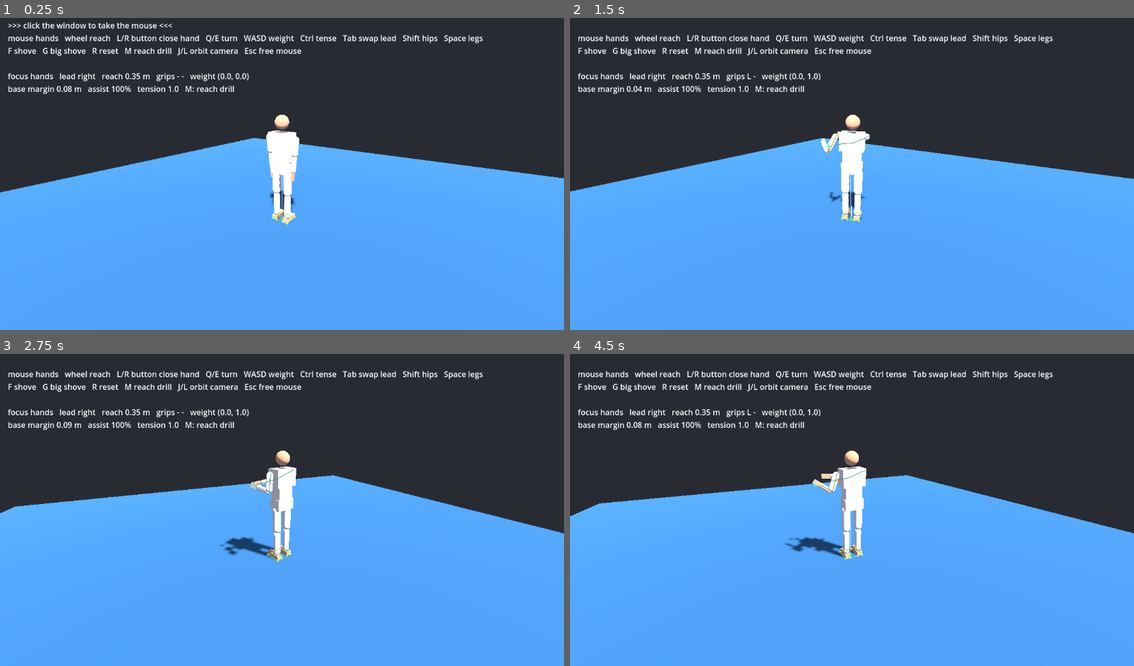
Above: before the commit, frames 1-4 (two rows, left to right).
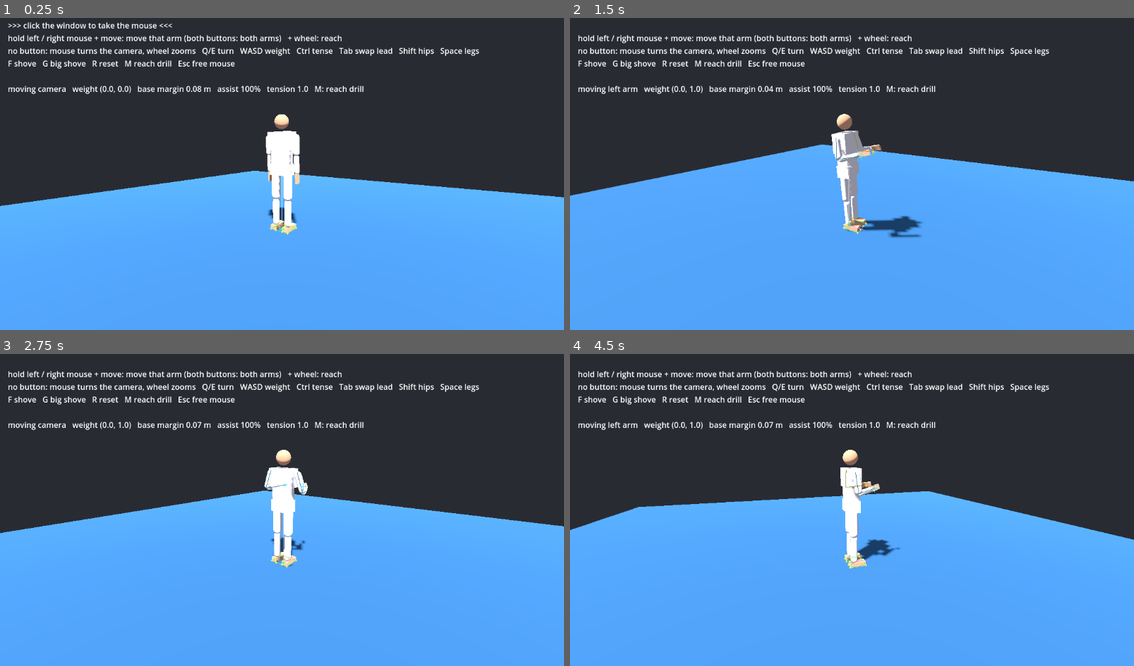
Above: after the commit, the same moments.

Repository: daxtinenichols/grapple
Game: Godot game, scene res://scenes/main.tscn
The game is run twice, just before and just after one commit, with the same random seed, the same clock (stepped at 60 frames per second) and the same inputs.
Inputs (mouse positions are in pixels of both pictures, inside the frame that each line leads up to):
- Up to frame 1 (0.25 s): no input
- Up to frame 2 (1.5 s): tap Enter at 0.5 s; move the mouse to (976, 155) at 0.52 s; hold D (move_right) 0.53-1.28 s; hold Ctrl (tense) 0.53-1.28 s; tap F (shove) at 0.6 s; click (976, 155) at 0.67 s; move the mouse to (823, 174) at 1.27 s; hold W (move_forward) from 1.28 s (still down); tap Ctrl (tense) at 1.35 s; click (823, 174) at 1.42 s
- Up to frame 3 (2.75 s): keep holding W (move_forward); tap J at 1.55 s; move the mouse to (293, 503) at 2.02 s; hold J from 2.03 s (still down); click (293, 503) at 2.17 s; tap L at 2.3 s
- Up to frame 4 (4.5 s): keep holding W (move_forward); move the mouse to (846, 513) at 2.77 s; release J at 2.78 s; tap L at 2.85 s; click (846, 513) at 2.92 s; tap F (shove) at 3.05 s; move the mouse to (891, 513) at 3.52 s; hold Ctrl (tense) 3.53-4.28 s; tap G (big_shove) at 3.6 s; click (891, 513) at 3.67 s; tap R (reset) at 4.15 s; move the mouse to (806, 503) at 4.27 s; tap Shift (focus_hips) at 4.35 s; click (806, 503) at 4.42 s

The runs differ from the first frame. In frame 1, 12% of the frame differs, in the area x 0-100%, y 5-70%; in frame 2, 7.0%; in frame 3, 9.1%; in frame 4, 8.5%.

Commit message:
Fix arm shaking, mouse buttons pick the arm, orbit camera
- Shaking: build the elbow half-bent and keep the shoulder build pose to
  pure flex, so no arm joint is driven 90 deg past its build pose; the arm
  IK follows a smoothed chest to break a chest/arm feedback loop.
- Hold left/right mouse to move that arm (both for both); with no button
  the mouse orbits a new smoothed CameraRig and the wheel zooms.
- Physics interpolation on for smooth rendering at 120 Hz physics.

Co-Authored-By: Claude Opus 5.5 <noreply@anthropic.com>
Claude-Session: https://claude.ai/code/session_01Jy71byyDzGvVZNbEXwnjqB

Diff:
--- a/project.godot
+++ b/project.godot
@@ -28,6 +28,8 @@
 
 [physics]
 
+common/physics_interpolation=true
+
 3d/physics_engine="Jolt Physics"
 common/physics_ticks_per_second=120
 common/max_physics_steps_per_frame=16
--- /dev/null
+++ b/scripts/camera_rig.gd
@@ -0,0 +1,58 @@
+class_name CameraRig
+extends Camera3D
+
+## Orbit camera that smoothly follows a fighter. PlayerInput sends it mouse
+## motion and wheel steps when no arm button is held. J / L also orbit.
+
+@export var target: Fighter
+@export var sensitivity := 0.005
+@export var distance := 3.2
+@export var min_distance := 1.4
+@export var max_distance := 7.0
+@export var min_pitch := -0.2
+@export var max_pitch := 1.2
+## How fast (1/s) the camera catches up with the fighter. Lower is floatier.
+@export var follow_rate := 6.0
+## Height of the point the camera looks at, blended with the pelvis height.
+@export var focus_height := 0.9
+
+var yaw := 0.6
+var pitch := 0.12
+var _focus := Vector3(0, 0.9, 0)
+var _snap := true
+
+
+func _ready() -> void:
+	# Moved every rendered frame from interpolated positions, so it must not be
+	# interpolated again.
+	physics_interpolation_mode = Node.PHYSICS_INTERPOLATION_MODE_OFF
+
+
+func orbit(pixels: Vector2) -> void:
+	yaw -= pixels.x * sensitivity
+	pitch = clampf(pitch + pixels.y * sensitivity, min_pitch, max_pitch)
+
+
+func zoom(steps: float) -> void:
+	distance = clampf(distance * pow(0.9, steps), min_distance, max_distance)
+
+
+## Jump straight to the fighter on the next frame (after a reset).
+func snap() -> void:
+	_snap = true
+
+
+func _process(delta: float) -> void:
+	if Input.is_key_pressed(KEY_J):
+		yaw -= delta * 1.5
+	if Input.is_key_pressed(KEY_L):
+		yaw += delta * 1.5
+	if not is_instance_valid(target) or not target.parts.has("pelvis"):
+		return
+	var pelvis: Vector3 = target.parts.pelvis.get_global_transform_interpolated().origin
+	var want := Vector3(pelvis.x, lerpf(focus_height, pelvis.y, 0.5), pelvis.z)
+	_focus = want if _snap else _focus.lerp(want, 1.0 - exp(-follow_rate * delta))
+	_snap = false
+	var dir := Vector3(sin(yaw) * cos(pitch), sin(pitch), cos(yaw) * cos(pitch))
+	global_position = _focus + dir * distance
+	look_at(_focus)
--- a/scripts/fighter.gd
+++ b/scripts/fighter.gd
@@ -14,8 +14,12 @@
 @export var max_tension := 1.8
 ## How far (degrees) Q/E twists the abdomen and the chest each.
 @export var turn_deg := 25.0
+## How fast (1/s) the arm IK's copy of the chest follows the real chest.
+@export var ik_chest_rate := 4.0
 ## Arm pose (degrees: flex, twist, out) the arms are built in; see _build.
-@export var arm_build_pose := Vector3(50, 0, 25)
+@export var arm_build_pose := Vector3(50, 0, 0)
+## Elbow bend (degrees) the arms are built with; see _build.
+@export var elbow_build_flex := 60.0
 ## Where an elbow points while reaching, in the chest frame (x is mirrored per side).
 @export var elbow_pole := Vector3(0.5, -1.0, 0.3)
 ## 0..1, scales strength. Drained by later milestones.
@@ -79,6 +83,8 @@
 ## The hidden target skeleton for each arm, for the overlay: shoulder, elbow, hand target.
 var arm_ik: Array[Dictionary] = [{}, {}]
 var _last_turn := 0.0
+var _ik_chest := Quaternion.IDENTITY
+var _ik_chest_fresh := true
 
 
 func _ready() -> void:
@@ -115,22 +121,30 @@
 			c["side"] = side
 			defs.append(c)
 
-	# Arms are built raised forward and out (arm_build_pose), not hanging: Jolt's
-	# joint motors misbehave far (~90 deg+) from the pose a joint was created in,
-	# so the joint's zero sits in the middle of the reach range. Targets still
-	# use hanging = identity, and limits stay written for a hanging arm.
+	# Arms are built half-raised with the elbow half-bent (arm_build_pose,
+	# elbow_build_flex), not hanging straight: Jolt's joint motors misbehave
+	# (~90 deg+) away from the pose a joint was created in, so each joint's zero
+	# sits in the middle of its working range. Targets still use the hanging,
+	# straight arm as identity, and limits stay written for it.
 	for d in defs:
 		d["rot"] = Basis.IDENTITY
 		if d.side != 0 and d.name.substr(2) in ["upper_arm", "forearm", "hand"]:
 			var e := arm_build_pose
 			var r := Basis.from_euler(Vector3(e.x, e.y * d.side, e.z * d.side) * (PI / 180.0))
 			var shoulder: Vector3 = Vector3(LIMB[0].joint.x * d.side, LIMB[0].joint.y, LIMB[0].joint.z)
-			d.rot = r
-			d.pos = shoulder + r * (d.pos - shoulder)
+			var elbow: Vector3 = Vector3(LIMB[1].joint.x * d.side, LIMB[1].joint.y, LIMB[1].joint.z)
+			var bend := Basis(Vector3.RIGHT, deg_to_rad(elbow_build_flex))
 			if d.name.ends_with("upper_arm"):
+				d.rot = r
+				d.pos = shoulder + r * (d.pos - shoulder)
 				d["build_offset"] = e
 			else:
-				d.joint = shoulder + r * (d.joint - shoulder)
+				var elbow_now := shoulder + r * (elbow - shoulder)
+				d.rot = r * bend
+				d.pos = elbow_now + d.rot * (d.pos - elbow)
+				d.joint = elbow_now + d.rot * (d.joint - elbow)
+				if d.name.ends_with("forearm"):
+					d["build_offset"] = Vector3(elbow_build_flex, 0, 0)
 	var rot_of := {}
 	for d in defs:
 		rot_of[d.name] = d.rot
@@ -299,6 +313,13 @@
 		_last_turn = turn
 		set_target("abdomen", Vector3(0, -turn * turn_deg, 0))
 		set_target("chest", Vector3(0, -turn * turn_deg, 0))
+	# The arm IK hangs off a smoothed copy of the chest. Using the live chest made
+	# a loop: arm torque rocks the chest, which moves the arm targets, which
+	# rocks the chest again, and the arms buzzed.
+	var chest_q: Quaternion = parts.chest.global_basis.get_rotation_quaternion()
+	var k := 1.0 - exp(-ik_chest_rate / Engine.physics_ticks_per_second)
+	_ik_chest = chest_q if _ik_chest_fresh else _ik_chest.slerp(chest_q, k)
+	_ik_chest_fresh = false
 	for i in 2:
 		var prefix: String = _arms[i].prefix
 		if intent.hand_active[i]:
@@ -318,8 +339,8 @@
 	var arm := _arms[i]
 	var side := -1.0 if i == FighterIntent.LEFT else 1.0
 	var chest: RigidBody3D = parts.chest
-	var cb := chest.global_basis.orthonormalized()
-	var s: Vector3 = chest.global_transform * arm.shoulder
+	var cb := Basis(_ik_chest)
+	var s: Vector3 = chest.global_position + cb * arm.shoulder
 	var l1: float = arm.upper
 	var l2: float = arm.lower
 	var to_t := target - s
--- a/scripts/main.gd
+++ b/scripts/main.gd
@@ -7,8 +7,7 @@
 var dev: DevKeys
 var overlay: DebugOverlay
 var hud: Label
-var cam: Camera3D
-var cam_yaw := 0.6
+var cam: CameraRig
 
 
 func _ready() -> void:
@@ -53,7 +52,8 @@
 	mat.physics_material_override = pm
 	add_child(mat)
 
-	cam = Camera3D.new()
+	cam = CameraRig.new()
+	cam.name = "Camera"
 	add_child(cam)
 
 	overlay = DebugOverlay.new()
@@ -61,6 +61,7 @@
 
 	player = PlayerInput.new()
 	player.name = "PlayerInput"
+	player.camera = cam
 	add_child(player)
 
 	dev = DevKeys.new()
@@ -86,23 +87,17 @@
 	player.fighter = fighter
 	dev.fighter = fighter
 	dev.clear_drill()
+	cam.target = fighter
+	cam.snap()
 
 
-func _process(delta: float) -> void:
-	if Input.is_key_pressed(KEY_J):
-		cam_yaw -= delta * 1.5
-	if Input.is_key_pressed(KEY_L):
-		cam_yaw += delta * 1.5
+func _process(_delta: float) -> void:
 	if fighter and fighter.parts.has("pelvis"):
-		var focus: Vector3 = fighter.parts.pelvis.global_position
-		focus.y = 0.9
-		cam.global_position = focus + Vector3(sin(cam_yaw), 0.35, cos(cam_yaw)) * 3.2
-		cam.look_at(focus)
 		var it := fighter.intent
 		var captured := Input.mouse_mode == Input.MOUSE_MODE_CAPTURED
-		hud.text = "%s\nmouse hands   wheel reach   L/R button close hand   Q/E turn   WASD weight   Ctrl tense   Tab swap lead   Shift hips   Space legs\nF shove   G big shove   R reset   M reach drill   J/L orbit camera   Esc free mouse\n\nfocus %s   lead %s   reach %.2f m   grips %s %s   weight (%.1f, %.1f)\nbase margin %.2f m   assist %.0f%%   tension %.1f   %s" % [
+		var arms := player.controlled()
+		hud.text = "%s\nhold left / right mouse + move: move that arm (both buttons: both arms)   + wheel: reach\nno button: mouse turns the camera, wheel zooms   Q/E turn   WASD weight   Ctrl tense   Tab swap lead   Shift hips   Space legs\nF shove   G big shove   R reset   M reach drill   Esc free mouse\n\nmoving %s   weight (%.1f, %.1f)   base margin %.2f m   assist %.0f%%   tension %.1f   %s" % [
 			"" if captured else ">>> click the window to take the mouse <<<",
-			FighterIntent.Focus.keys()[it.focus].to_lower(), "left" if it.lead == FighterIntent.LEFT else "right",
-			player.reach, "L" if it.grip[0] else "-", "R" if it.grip[1] else "-",
+			("both arms" if arms[0] and arms[1] else "left arm" if arms[0] else "right arm" if arms[1] else "camera"),
 			it.weight_shift.x, it.weight_shift.y,
 			fighter.base_margin, fighter.assist * 100.0, fighter.tension, dev.drill_status()]
--- a/scripts/player_input.gd
+++ b/scripts/player_input.gd
@@ -3,9 +3,11 @@
 
 ## Fills a Fighter's intent from mouse and keyboard. Click the game window to
 ## capture the mouse, Esc to release it.
-##   Mouse: move the hand targets in a plane in front of the chest (lead hand follows closely)
-##   Wheel: reach (pull in / extend)    Left / right button: close left / right hand
-##   WASD: weight shift    Q / E: turn shoulders    Ctrl: tense    Tab: swap lead hand
+##   Hold left / right button + mouse: move the left / right arm (both buttons: both arms).
+##     The hand moves the way the mouse moves on screen. A held button also closes that hand.
+##   Hold a button + wheel: reach out / pull in that arm.
+##   No button: mouse orbits the camera, wheel zooms.
+##   WASD: weight shift    Q / E: turn shoulders    Ctrl: tense    Tab: swap lead side
 ##   Shift: hips focus    Space: legs focus
 
 ## Actions this script registers if project.godot doesn't define them already.
@@ -14,20 +16,25 @@
 	"turn_left": KEY_Q, "turn_right": KEY_E, "tense": KEY_CTRL, "swap_lead": KEY_TAB,
 	"focus_hips": KEY_SHIFT, "focus_legs": KEY_SPACE,
 }
+## Starting hand offsets from the chest, in the heading frame (x right, y up, -z forward).
+const GUARD: Array[Vector3] = [Vector3(-0.18, -0.15, -0.3), Vector3(0.18, -0.15, -0.3)]
 
 @export var fighter: Fighter
-## Metres the hand cursor moves per pixel of mouse motion.
-@export var mouse_sensitivity := 0.0022
-## Hand plane limits, metres from the chest: x sideways, y up/down.
-@export var cursor_limit := Vector2(0.55, 0.45)
-@export var reach_min := 0.12
-@export var reach_max := 0.65
+@export var camera: CameraRig
+## Metres a hand moves per pixel of mouse motion.
+@export var mouse_sensitivity := 0.002
+## Box the hand offsets stay in, metres from the chest: x sideways, y up/down, z forward.
+@export var offset_min := Vector3(-0.6, -0.6, -0.65)
+@export var offset_max := Vector3(0.6, 0.4, -0.08)
 @export var reach_step := 0.04
+## How fast (1/s) the hand frame follows the chest. Lower keeps hands steadier
+## while the body sways.
+@export var anchor_rate := 8.0
 
-## x right, y up, in the hand plane.
-var cursor := Vector2(0.0, -0.1)
-## How far in front of the chest the lead hand sits.
-var reach := 0.35
+## Per-hand offset from the chest in the heading frame.
+var hand_offset: Array[Vector3] = GUARD.duplicate()
+var _anchor := Vector3.ZERO
+var _anchor_fighter: Fighter
 
 
 func _ready() -> void:
@@ -41,29 +48,68 @@
 			InputMap.action_add_event(action, ev)
 
 
+## Arms under mouse control right now: [left, right].
+func controlled() -> Array[bool]:
+	var captured := Input.mouse_mode == Input.MOUSE_MODE_CAPTURED
+	return [captured and Input.is_mouse_button_pressed(MOUSE_BUTTON_LEFT),
+		captured and Input.is_mouse_button_pressed(MOUSE_BUTTON_RIGHT)]
+
+
 func _unhandled_input(event: InputEvent) -> void:
 	var captured := Input.mouse_mode == Input.MOUSE_MODE_CAPTURED
-	if event is InputEventMouseButton and event.pressed:
-		if not captured:
-			Input.mouse_mode = Input.MOUSE_MODE_CAPTURED
-			get_viewport().set_input_as_handled()
-			return
+	if event is InputEventMouseButton and event.pressed and not captured:
+		Input.mouse_mode = Input.MOUSE_MODE_CAPTURED
+		get_viewport().set_input_as_handled()
+		return
+	if event is InputEventKey and event.pressed and event.keycode == KEY_ESCAPE:
+		Input.mouse_mode = Input.MOUSE_MODE_VISIBLE
+		return
+	if not captured:
+		return
+	var arms := controlled()
+	var any_arm: bool = arms[0] or arms[1]
+	if event is InputEventMouseMotion:
+		if any_arm:
+			move_hands(arms, event.relative)
+		elif camera:
+			camera.orbit(event.relative)
+	elif event is InputEventMouseButton and event.pressed:
+		var step := 0.0
 		if event.button_index == MOUSE_BUTTON_WHEEL_UP:
-			reach = minf(reach + reach_step, reach_max)
+			step = 1.0
 		elif event.button_index == MOUSE_BUTTON_WHEEL_DOWN:
-			reach = maxf(reach - reach_step, reach_min)
-	elif event is InputEventMouseMotion and captured:
-		move_cursor(event.relative)
-	elif event is InputEventKey and event.pressed and event.keycode == KEY_ESCAPE:
-		Input.mouse_mode = Input.MOUSE_MODE_VISIBLE
+			step = -1.0
+		if step != 0.0:
+			if any_arm:
+				for i in 2:
+					if arms[i]:
+						_set_offset(i, hand_offset[i] + Vector3(0, 0, -step * reach_step))
+			elif camera:
+				camera.zoom(step)
 
 
-func move_cursor(pixels: Vector2) -> void:
-	cursor += Vector2(pixels.x, -pixels.y) * mouse_sensitivity
-	cursor = cursor.clamp(-cursor_limit, cursor_limit)
+## Moves the chosen hands the way the mouse moved on screen: right on screen is
+## the camera's right, up is up.
+func move_hands(arms: Array[bool], pixels: Vector2) -> void:
+	if not is_instance_valid(fighter) or not fighter.parts.has("chest"):
+		return
+	var right := Vector3.RIGHT
+	if camera:
+		right = camera.global_basis.x
+		right.y = 0.0
+		right = right.normalized()
+	var world := (right * pixels.x - Vector3.UP * pixels.y) * mouse_sensitivity
+	var local := fighter.heading_basis().inverse() * world
+	for i in 2:
+		if arms[i]:
+			_set_offset(i, hand_offset[i] + local)
 
 
-func _physics_process(_delta: float) -> void:
+func _set_offset(i: int, v: Vector3) -> void:
+	hand_offset[i] = v.clamp(offset_min, offset_max)
+
+
+func _physics_process(delta: float) -> void:
 	if not is_instance_valid(fighter) or not fighter.parts.has("chest"):
 		return
 	var it := fighter.intent
@@ -78,35 +124,27 @@
 	it.tension = 1.0 if Input.is_action_pressed("tense") else 0.0
 	it.turn = Input.get_axis("turn_left", "turn_right")
 	it.weight_shift = Input.get_vector("move_left", "move_right", "move_back", "move_forward")
+	it.grip = controlled()
 
+	# Smooth the chest position the hands hang off, so body sway doesn't feed
+	# straight back into the arms.
+	var chest: Vector3 = fighter.parts.chest.global_position
+	if _anchor_fighter != fighter:
+		_anchor_fighter = fighter
+		_anchor = chest
+		hand_offset = GUARD.duplicate()
+	_anchor = _anchor.lerp(chest, 1.0 - exp(-anchor_rate * delta))
+
+	# Arms hang until you take the mouse, then each hand holds where you left it.
 	var captured := Input.mouse_mode == Input.MOUSE_MODE_CAPTURED
-	it.grip[FighterIntent.LEFT] = captured and Input.is_mouse_button_pressed(MOUSE_BUTTON_LEFT)
-	it.grip[FighterIntent.RIGHT] = captured and Input.is_mouse_button_pressed(MOUSE_BUTTON_RIGHT)
-
-	# Arms hang until you take the mouse. Hands keep their last targets while
-	# another group is in focus.
+	var targets := hand_targets(fighter, _anchor, hand_offset)
 	for i in 2:
-		it.hand_active[i] = captured and it.hand_active[i]
-	if captured and it.focus == FighterIntent.Focus.HANDS:
-		var targets := hand_targets(fighter, cursor, reach, it.lead)
-		for i in 2:
-			it.hand_target[i] = targets[i]
-			it.hand_active[i] = true
+		it.hand_target[i] = targets[i]
+		it.hand_active[i] = captured
 
 
-## World targets for both hands from a cursor in the plane in front of the chest.
-## The lead hand sits on the cursor; the other hand follows at half the distance,
-## closer to the body, on its own side.
-static func hand_targets(f: Fighter, cur: Vector2, depth: float, lead: int) -> Array[Vector3]:
+## World hand targets from per-hand offsets in the fighter's heading frame.
+static func hand_targets(f: Fighter, origin: Vector3, offsets: Array[Vector3]) -> Array[Vector3]:
 	var hb := f.heading_basis()
-	var origin: Vector3 = f.parts.chest.global_position
-	var out: Array[Vector3] = [Vector3.ZERO, Vector3.ZERO]
-	for i in 2:
-		var side := -1.0 if i == FighterIntent.LEFT else 1.0
-		var p: Vector3
-		if i == lead:
-			p = Vector3(cur.x + side * 0.06, cur.y, -depth)
-		else:
-			p = Vector3(side * 0.2 + cur.x * 0.45, cur.y * 0.5 - 0.05, -depth * 0.65)
-		out[i] = origin + hb * p
+	var out: Array[Vector3] = [origin + hb * offsets[0], origin + hb * offsets[1]]
 	return out
--- a/tests/screenshot_reach.gd
+++ b/tests/screenshot_reach.gd
@@ -17,7 +17,8 @@
 	var f: Fighter = main.fighter
 	await _wait(1.0)
 	main.dev.start_drill()
-	var targets := PlayerInput.hand_targets(f, Vector2(0.15, 0.05), 0.5, FighterIntent.RIGHT)
+	var offsets: Array[Vector3] = [Vector3(-0.15, -0.1, -0.35), Vector3(0.2, 0.05, -0.5)]
+	var targets := PlayerInput.hand_targets(f, f.parts.chest.global_position, offsets)
 	for i in 2:
 		f.intent.hand_target[i] = targets[i]
 		f.intent.hand_active[i] = true
--- a/tests/test_controls.gd
+++ b/tests/test_controls.gd
@@ -4,7 +4,8 @@
 ##   godot --headless --path . --script res://tests/test_controls.gd
 ## 1. Fighter never reads Input, 2. tension comes through the intent,
 ## 3. Q/E turn twists the chest, 4. the hands touch three drill balls in a row
-## without the fighter falling, 5. PlayerInput's cursor moves the lead hand target.
+## without the fighter falling, 5. mouse buttons pick which arm the mouse moves,
+## 6. the arms stay calm while holding a guard.
 
 var failures := 0
 
@@ -58,12 +59,35 @@
 	_check("still standing after the drill", f.parts.head.global_position.y > 1.5 and not f.has_fallen,
 		"head y %.2f" % f.parts.head.global_position.y)
 
-	# PlayerInput: moving the mouse right moves the lead (right) hand target right.
-	var before := PlayerInput.hand_targets(f, p.cursor, p.reach, FighterIntent.RIGHT)[1]
-	p.move_cursor(Vector2(100, 0))
-	var after := PlayerInput.hand_targets(f, p.cursor, p.reach, FighterIntent.RIGHT)[1]
-	var dx := (f.heading_basis().inverse() * (after - before)).x
-	_check("mouse right moves lead hand right", dx > 0.15, "moved %.2f m" % dx)
+	# Arms held out in a guard must not buzz (the build pose once made them shake).
+	var guard := PlayerInput.hand_targets(f, f.parts.chest.global_position, PlayerInput.GUARD)
+	for i in 2:
+		f.intent.hand_target[i] = guard[i]
+		f.intent.hand_active[i] = true
+	await _wait(1.5)
+	var hv := 0.0
+	var n := 0
+	for k in 240:
+		await physics_frame
+		hv += f.parts.l_hand.linear_velocity.length_squared() + f.parts.r_hand.linear_velocity.length_squared()
+		n += 2
+	_check("hands steady in guard", sqrt(hv / n) < 0.35, "hand speed rms %.2f m/s" % sqrt(hv / n))
+
+	# PlayerInput: with only the right button held, moving the mouse right on
+	# screen moves the right hand right (camera behind the fighter) and leaves the left alone.
+	p.fighter = f
+	main.cam.yaw = 0.0
+	await process_frame
+	await process_frame
+	var l0 := p.hand_offset[FighterIntent.LEFT]
+	var r0 := p.hand_offset[FighterIntent.RIGHT]
+	p.move_hands([false, true], Vector2(100, 0))
+	var dx := p.hand_offset[FighterIntent.RIGHT].x - r0.x
+	_check("right button + mouse right moves the right hand right", dx > 0.15, "moved %.2f m" % dx)
+	_check("left hand stays put", p.hand_offset[FighterIntent.LEFT] == l0, "")
+	p.move_hands([true, true], Vector2(0, -100))
+	_check("both buttons + mouse up raise both hands",
+		p.hand_offset[0].y > l0.y + 0.15 and p.hand_offset[1].y > r0.y + 0.15, "")
 
 	print("FAILURES: ", failures)
 	quit(failures)
Binary file changed: screenshots/reaching.png
Not shown, added: scripts/camera_rig.gd.uid
Not shown, added: tests/screenshot_reach.gd.uid
